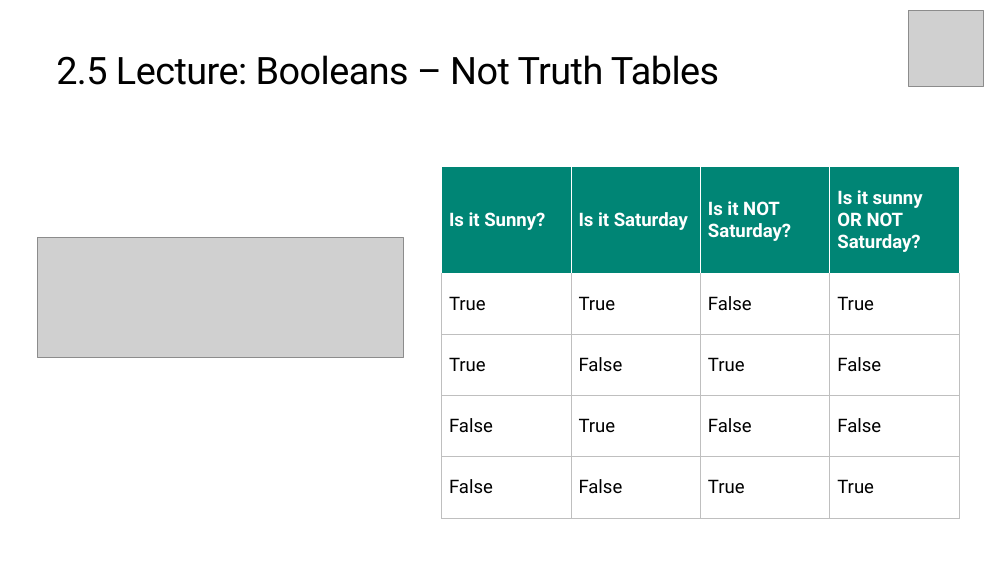
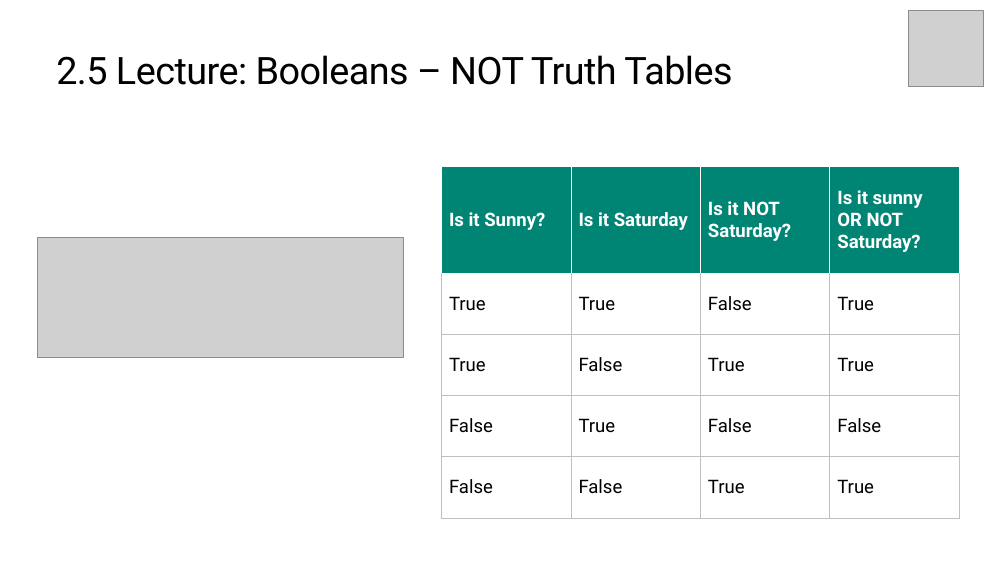
Before and after one commit to TEALSK12/introduction-to-computer-science, a slide deck: slide 13 of docs/slidedecks/TEALS SNAP 2.5.pptx. Drawn at 1008x567 pixels with LibreOffice and Linux fonts; fonts in the diff are those of the drawing; grey boxes stand for pictures; background and template pictures are left out. Boxes give left, top, right and bottom in pixels: in the first picture for what was removed or moved away, otherwise in the second. Text is boxed around its words. In the diff, an @@ line names an element or a change of style, - is before the commit and + after.

```diff
--- a/docs/slidedecks/TEALS SNAP 2.5.pptx
+++ b/docs/slidedecks/TEALS SNAP 2.5.pptx
@@ title at bbox=[56, 55, 732, 85]: text changed @@
-2.5 Lecture: Booleans – Not Truth Tables
+2.5 Lecture: Booleans – NOT Truth Tables
@@ table at bbox=[442, 167, 959, 518] @@
-row 3, column 4: False
+row 3, column 4: True
```
Also in this commit, not shown: 2 other slides changed, 4 other files.
